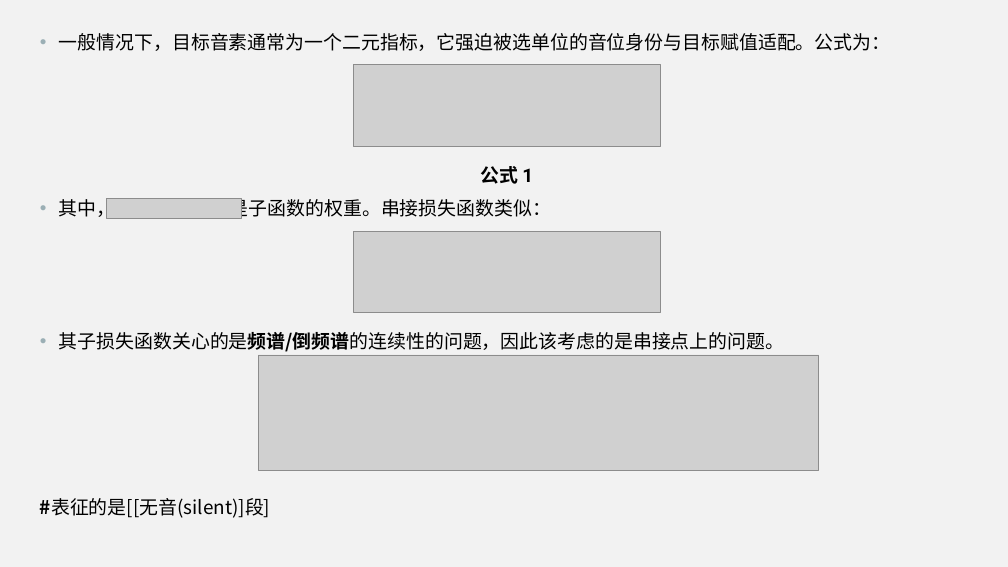
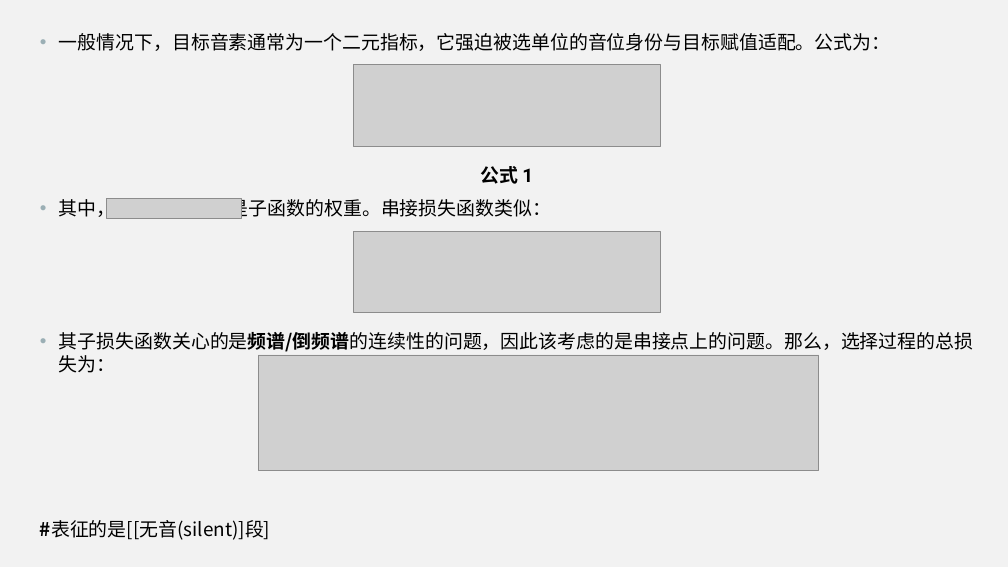
Before and after one commit to HGMT96/my-materials, a slide deck: slide 5 of 语音处理/TTS入门2.pptx. Drawn at 1008x567 pixels with LibreOffice and Linux fonts; fonts in the diff are those of the drawing; grey boxes stand for pictures. Boxes give left, top, right and bottom in pixels: in the first picture for what was removed or moved away, otherwise in the second. Text is boxed around its words. In the diff, an @@ line names an element or a change of style, - is before the commit and + after.

```diff
--- a/语音处理/TTS入门2.pptx
+++ b/语音处理/TTS入门2.pptx
@@ text at [59, 332, 974, 373]: text changed @@
-• 其子损失函数关心的是频谱/倒频谱的连续性的问题，因此该考虑的是串接点上的问题。
+• 其子损失函数关心的是频谱/倒频谱的连续性的问题，因此该考虑的是串接点上的问题。那么，选择过程的总损失为：
```
Also in this commit, not shown: 3 slides added, 2 slides removed.
